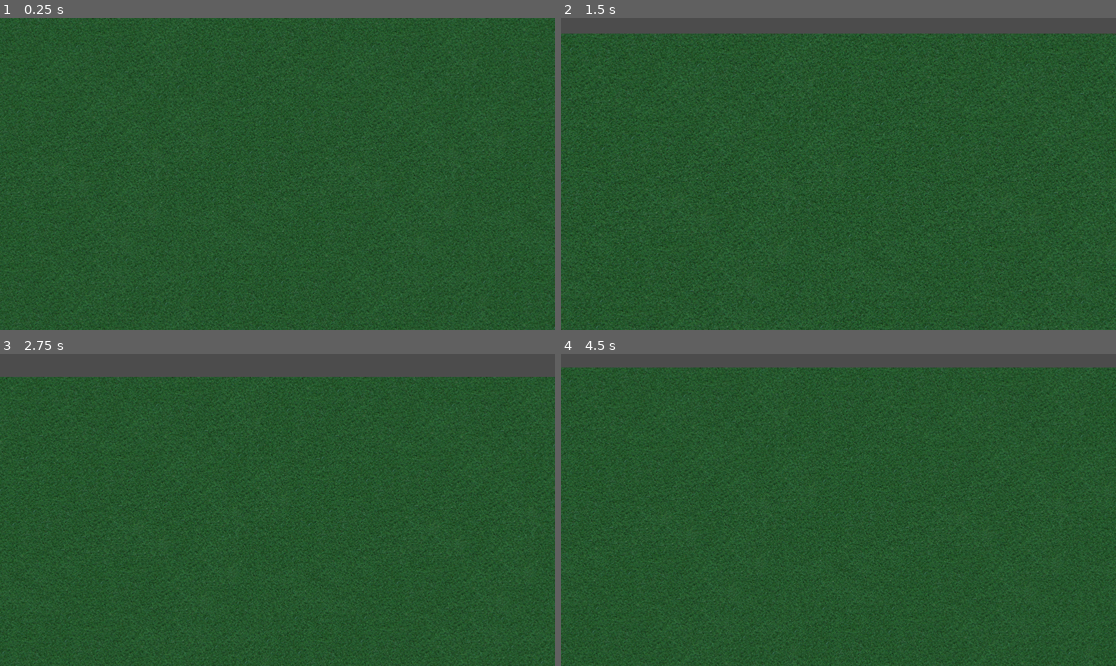
Above: before the commit, frames 1-4 (two rows, left to right).
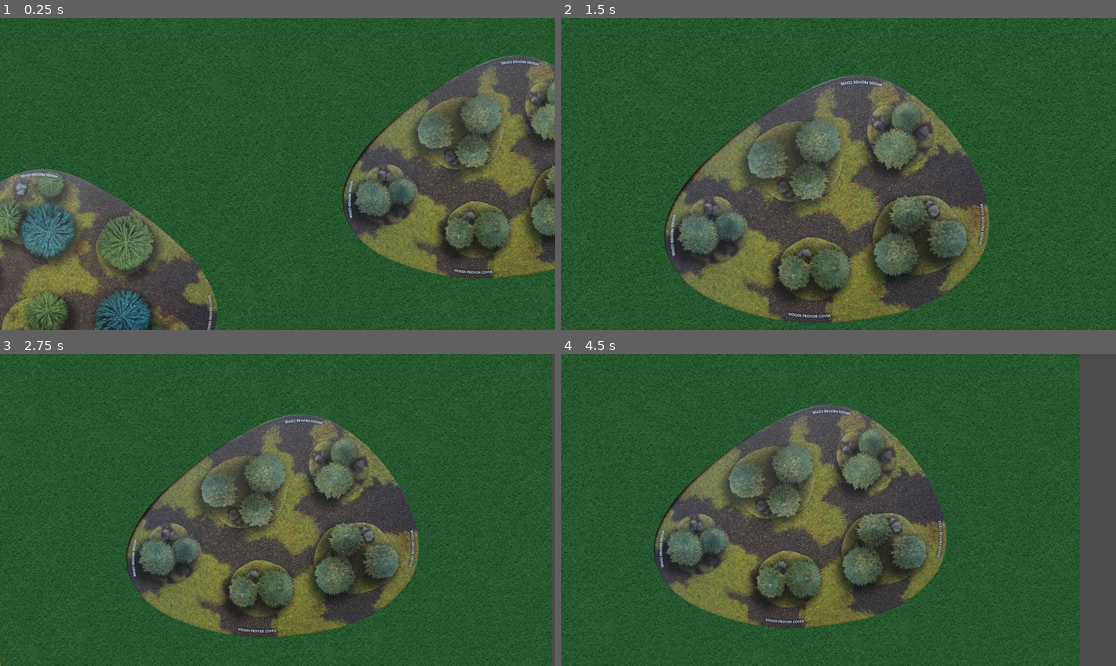
Above: after the commit, the same moments.

Repository: raulh39/Tanks2d
Game: Godot game, scene res://Scenes/Main.tscn
The game is run twice, just before and just after one commit, with the same random seed, the same clock (stepped at 60 frames per second) and the same inputs. Before the commit the project starts from res://Main.tscn.
Inputs (mouse positions are in pixels of both pictures, inside the frame that each line leads up to):
- Up to frame 1 (0.25 s): no input
- Up to frame 2 (1.5 s): tap Enter at 0.5 s; move the mouse to (960, 158) at 0.52 s; hold Middle mouse button (cam_drag) 0.53-1.28 s; tap Space at 1.25 s; move the mouse to (727, 189) at 1.27 s; tap Mouse wheel up (cam_zoom_in) at 1.35 s
- Up to frame 3 (2.75 s): tap Enter at 2 s; move the mouse to (333, 441) at 2.02 s; tap Mouse wheel down (cam_zoom_out) at 2.1 s
- Up to frame 4 (4.5 s): tap Space at 2.75, 4.25 s; move the mouse to (810, 572) at 2.77 s; tap Middle mouse button (cam_drag) at 2.85 s; tap Enter at 3.5 s; move the mouse to (1005, 556) at 3.52 s; tap Mouse wheel up (cam_zoom_in) at 3.6 s; move the mouse to (672, 463) at 4.27 s; tap Mouse wheel down (cam_zoom_out) at 4.35 s

The runs differ from the first frame. In frame 1, 40% of the frame differs, in the area x 0-100%, y 0-100%; in frame 2, 43%; in frame 3, 39%; in frame 4, 41%.

Commit message:
Add 2 woods scenes

Diff:
--- a/Main.tscn
+++ /dev/null
@@ -1,18 +0,0 @@
-[gd_scene load_steps=3 format=2]
-
-[ext_resource path="res://Map.tscn" type="PackedScene" id=1]
-[ext_resource path="res://MainCamera.gd" type="Script" id=2]
-
-[node name="Main" type="Node2D"]
-
-[node name="Map" parent="." instance=ExtResource( 1 )]
-
-[node name="MainCamera" type="Camera2D" parent="."]
-current = true
-limit_left = 0
-limit_top = 0
-limit_right = 3364
-limit_bottom = 3364
-drag_margin_h_enabled = false
-drag_margin_v_enabled = false
-script = ExtResource( 2 )
--- /dev/null
+++ b/Scenes/Main.tscn
@@ -0,0 +1,23 @@
+[gd_scene load_steps=4 format=2]
+
+[ext_resource path="res://Scenes/Map.tscn" type="PackedScene" id=1]
+[ext_resource path="res://Code/MainCamera.gd" type="Script" id=2]
+[ext_resource path="res://Scenes/Woods/Woods02.tscn" type="PackedScene" id=3]
+
+[node name="Main" type="Node2D"]
+
+[node name="Map" parent="." instance=ExtResource( 1 )]
+
+[node name="MainCamera" type="Camera2D" parent="."]
+position = Vector2( 1665.08, 1089.03 )
+current = true
+limit_left = 0
+limit_top = 0
+limit_right = 3364
+limit_bottom = 3364
+drag_margin_h_enabled = false
+drag_margin_v_enabled = false
+script = ExtResource( 2 )
+
+[node name="Woods02" parent="." instance=ExtResource( 3 )]
+position = Vector2( 2395.75, 1064.78 )
--- a/Map.tscn
+++ b/Scenes/Map.tscn
@@ -1,6 +1,7 @@
-[gd_scene load_steps=2 format=2]
+[gd_scene load_steps=3 format=2]
 
 [ext_resource path="res://Assets/Terrain/terrain_00_bg.jpg" type="Texture" id=1]
+[ext_resource path="res://Scenes/Woods/Woods01.tscn" type="PackedScene" id=2]
 
 [node name="Map" type="Node2D"]
 
@@ -9,3 +10,6 @@
 centered = false
 region_enabled = true
 region_rect = Rect2( 0, 0, 3364, 3364 )
+
+[node name="Woods01" parent="." instance=ExtResource( 2 )]
+position = Vector2( 950.695, 1457.73 )
--- /dev/null
+++ b/Scenes/Woods/Woods01.tscn
@@ -0,0 +1,15 @@
+[gd_scene load_steps=2 format=2]
+
+[ext_resource path="res://Assets/Terrain/woods_01.png" type="Texture" id=1]
+
+[node name="Woods01" type="Node2D"]
+scale = Vector2( 0.75, 0.75 )
+
+[node name="Sprite_Woods01" type="Sprite" parent="."]
+texture = ExtResource( 1 )
+
+[node name="Area_Woods01" type="Area2D" parent="."]
+collision_layer = 2
+
+[node name="CollisionPolygon2D" type="CollisionPolygon2D" parent="Area_Woods01"]
+polygon = PoolVector2Array( -558.067, -226.303, -449.237, -356.899, -348.57, -443.963, -251.983, -492.936, -154.036, -516.062, -62.8911, -507.9, 59.5426, -465.729, 309.851, -321.529, 517.989, -148.761, 609.134, -37.2108, 671.711, 83.8625, 677.152, 184.53, 647.224, 260.711, 594.17, 339.613, 478.538, 421.235, 267.68, 489.254, 113.958, 516.461, -171.721, 502.858, -334.966, 464.767, -445.156, 418.515, -567.59, 335.532, -628.807, 257.99, -676.42, 157.323, -679.141, 43.0513, -628.807, -112.031 )
--- /dev/null
+++ b/Scenes/Woods/Woods02.tscn
@@ -0,0 +1,16 @@
+[gd_scene load_steps=2 format=2]
+
+[ext_resource path="res://Assets/Terrain/woods_02.png" type="Texture" id=1]
+
+[node name="Woods02" type="Node2D"]
+scale = Vector2( 0.75, 0.75 )
+
+[node name="Sprite_Woods02" type="Sprite" parent="."]
+texture = ExtResource( 1 )
+
+[node name="Area_Woods02" type="Area2D" parent="."]
+collision_layer = 2
+
+[node name="CollisionPolygon2D" type="CollisionPolygon2D" parent="Area_Woods02"]
+position = Vector2( -1.36035, 1.36038 )
+polygon = PoolVector2Array( -88.7382, -450.764, 21.452, -497.017, 98.9934, -514.702, 173.814, -513.342, 264.959, -488.855, 369.708, -427.638, 479.898, -328.331, 558.8, -230.384, 621.377, -107.95, 667.63, 2.24008, 677.152, 98.8266, 659.467, 207.657, 543.836, 351.856, 459.492, 411.713, 338.419, 462.046, 213.265, 489.254, 62.2633, 508.299, -49.2874, 512.38, -126.829, 511.02, -232.938, 496.056, -388.021, 451.163, -549.905, 373.622, -635.609, 282.477, -670.978, 192.692, -673.699, 121.953, -656.014, 53.9342, -624.726, -15.4448, -514.535, -150.122, -374.417, -269.835, -227.496, -375.944 )
--- a/project.godot
+++ b/project.godot
@@ -16,7 +16,7 @@
 [application]
 
 config/name="Tanks2d"
-run/main_scene="res://Main.tscn"
+run/main_scene="res://Scenes/Main.tscn"
 
 [display]
 
@@ -41,6 +41,12 @@
  ]
 }
 
+[layer_names]
+
+2d_physics/layer_1="Tanks"
+2d_physics/layer_2="Woods"
+2d_physics/layer_3="Building"
+
 [rendering]
 
 environment/default_environment="res://default_env.tres"
Binary file added: Assets/Terrain/woods_01.png
Not shown, added: Assets/Terrain/woods_01.png.import
Binary file added: Assets/Terrain/woods_02.png
Not shown, added: Assets/Terrain/woods_02.png.import
Renamed: MainCamera.gd -> Code/MainCamera.gd
